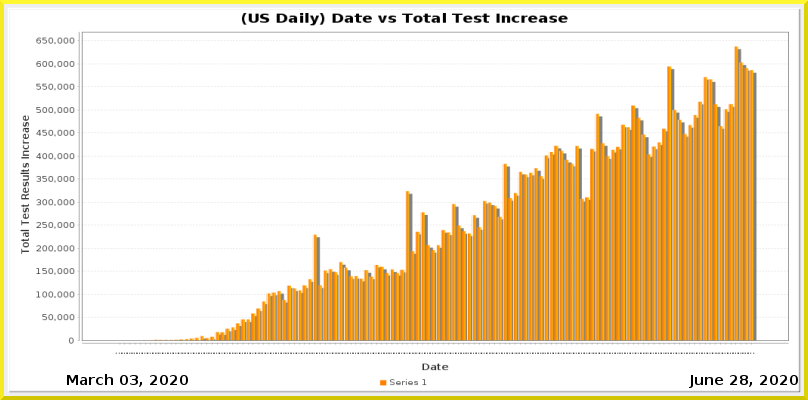
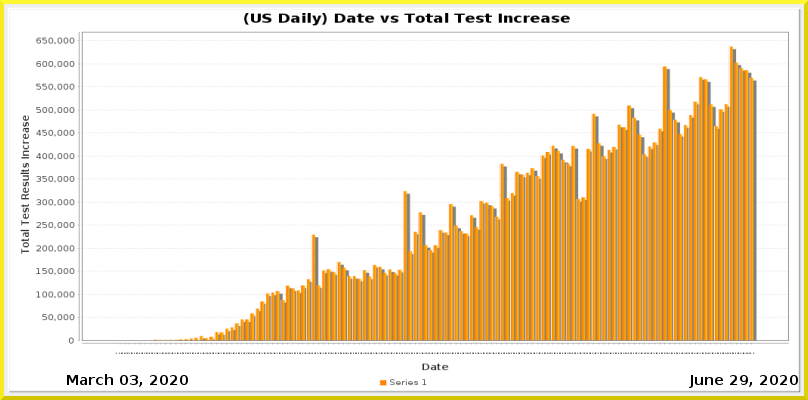
Layered file, before and after one edit (808x400). Changes by layer:
painted on "Current Date" over [740, 375, 748, 385]
painted on "Date_vs_TestIncrease.png" over [125, 12, 757, 354]
